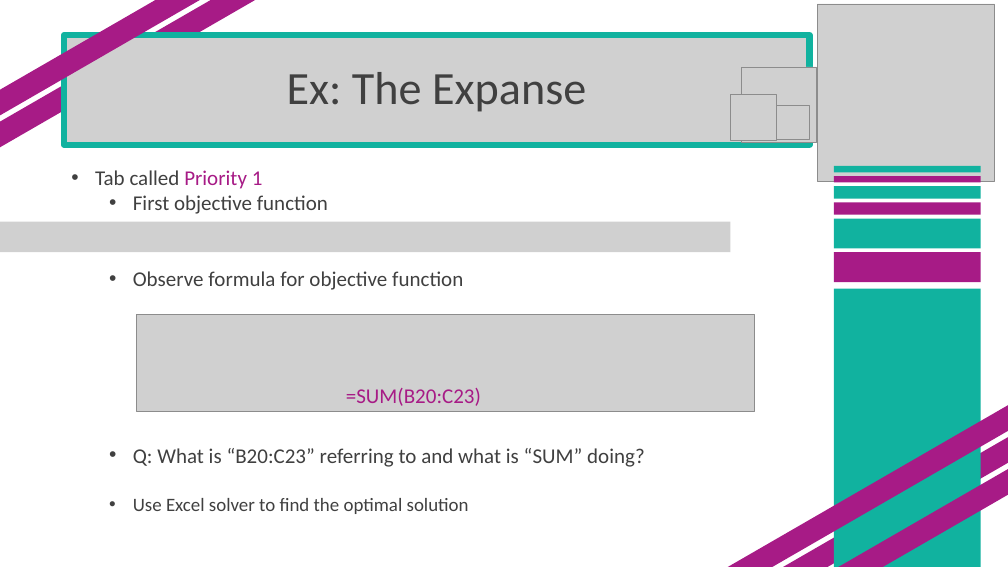
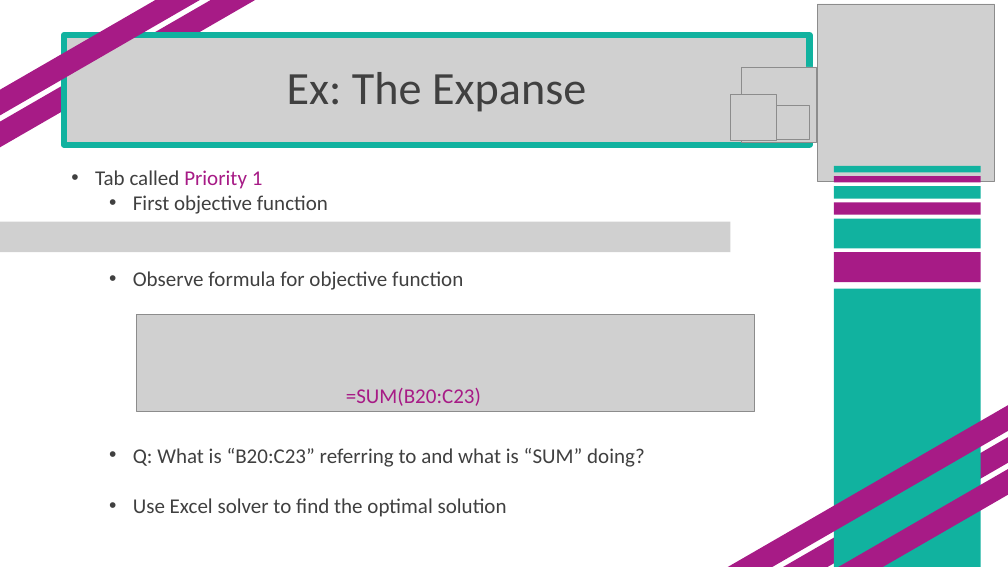
Before and after one commit to SuperMarioGiacomazzo/STOR305_WEBSITE, a slide deck: slide 12 of Lectures/Lecture 17/Lecture 17.pptx. Drawn at 1008x567 pixels with LibreOffice and Linux fonts; fonts in the diff are those of the drawing; grey boxes stand for pictures. Boxes give left, top, right and bottom in pixels: in the first picture for what was removed or moved away, otherwise in the second. Text is boxed around its words. In the diff, an @@ line names an element or a change of style, - is before the commit and + after.

```diff
--- a/Lectures/Lecture 17/Lecture 17.pptx
+++ b/Lectures/Lecture 17/Lecture 17.pptx
@@ text at bbox=[133, 498, 507, 517]: size 18 to 20 pt in "Use Excel solver to find the optimal ..." @@
```
Also in this commit, not shown: 6 other slides changed, 9 other files.
